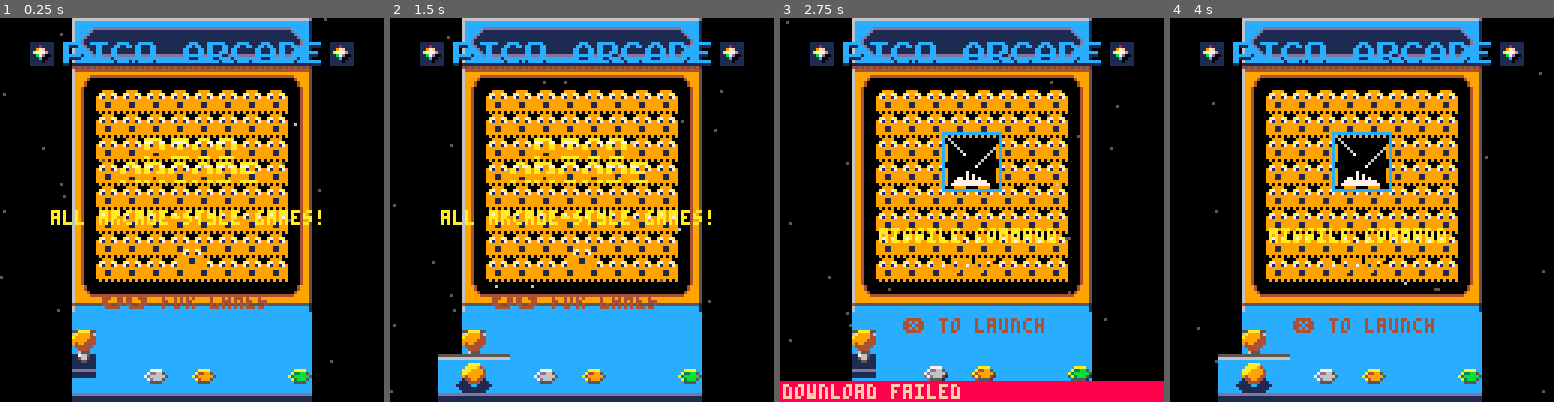
Above: before the commit, frames 1-4 (left to right).
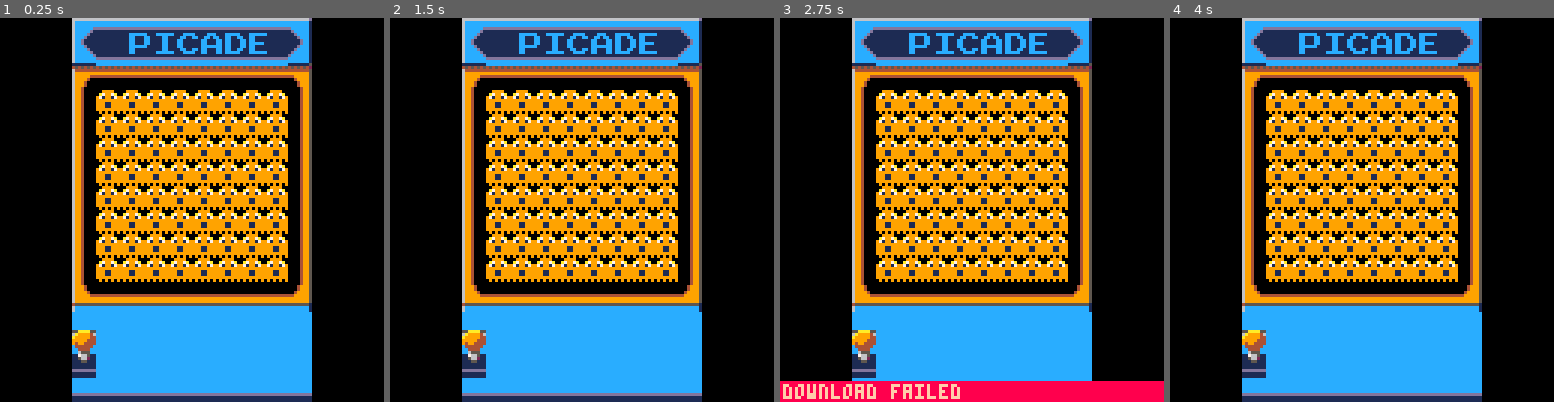
Above: after the commit, the same moments.

Repository: MiniMechMedia/pico8-games
Game: PICO-8 cartridge carts/picade-loader/picade-mine.p8
Two runs of this game, one before a commit and one after it. Both use one fixed random seed, a clock stepped at 60 frames per second and the inputs below.
Inputs:
- Up to frame 1 (0.25 s): no input
- Up to frame 2 (1.5 s): tap X (X key) at 0.33, 1.07 s; tap O (Z key) at 0.7 s
- Up to frame 3 (2.75 s): hold Right 1.6-2.1 s; tap O (Z key) at 1.7, 2.1, 2.5 s; tap X (X key) at 1.85 s; hold Up 2.15-2.42 s; hold Right from 2.47 s (still down)
- Up to frame 4 (4 s): tap O (Z key) at 2.9, 3.3, 3.7 s; tap X (X key) at 2.97 s; release Right at 3.03 s; hold Left 3.08-3.58 s; hold Down 3.63-3.97 s

The runs differ from the first frame. In frame 1, 7.3% of the frame differs, in the area x 0-93%, y 0-96%; in frame 2, 8.8%; in frame 3, 7.6%; in frame 4, 9.0%, in the area x 7-98%, y 3-100%.

Commit message:
Stripped down no animation

Diff:
--- a/carts/picade-loader/picade-mine.p8
+++ b/carts/picade-loader/picade-mine.p8
@@ -318,22 +318,22 @@
 -------------------------------
 function _draw()
  cls()
- draw_stars()
+ -- draw_stars()
  map(0,0,0,0,16,16)
  palt(0,true)
- sprintxy("pico arcade",21,9,1)
- sprintxy("pico arcade",21,8,12)
+ sprintxy("   picade",19,6,1)
+ sprintxy("   picade",19,5,12)
  palt()
- if (fourframe==0 and flr(time()%2)==1) spr(13,16,112,3,2)
- if (fourframe==1 and flr(time()%2)==1) spr(42,16,112,3,2)
- if (fourframe==2 and flr(time()%2)==1) spr(45,16,112,3,2)
- if (fourframe==3 and flr(time()%2)==1) spr(55,16,112,3,1)
-  spr(0,10,8)
-  spr(0,110,8)
+ -- if (fourframe==0 and flr(time()%2)==1) spr(13,16,112,3,2)
+ -- if (fourframe==1 and flr(time()%2)==1) spr(42,16,112,3,2)
+ -- if (fourframe==2 and flr(time()%2)==1) spr(45,16,112,3,2)
+ -- if (fourframe==3 and flr(time()%2)==1) spr(55,16,112,3,1)
+  -- spr(0,10,8)
+  -- spr(0,110,8)
   palt(14, true)
-  spr(48+twoframe,48,115)
-  spr(50+twoframe,64,115)
-  spr(53+twoframe,96,115)
+  -- spr(48+twoframe,48,115)
+  -- spr(50+twoframe,64,115)
+  -- spr(53+twoframe,96,115)
   palt()
 
  if (game.state==gs_title) then
@@ -342,32 +342,32 @@
 
   --printc("welcome to the",40,9)
   --printc("pico-8 arcade",48,7)
-  spr(202,40,40,6,2)
-  spr(16+(twoframe*16),60,76)
-  printc("all arcade-style games!",64,10)
-  print("⬅️➡️ for games",34,92,4)
+  -- spr(202,40,40,6,2)
+  -- spr(16+(twoframe*16),60,76)
+  -- printc("all arcade-style games!",64,10)
+  -- print("⬅️➡️ for games",34,92,4)
 
   --sprintc("toy box jam",15)
-  spr(0,10,8)
-  spr(0,110,8)
-  palt(14, true)
-  spr(48+twoframe,48,115)
-  spr(50+twoframe,64,115)
-  spr(53+twoframe,96,115)
-  spr(16+(twoframe*16),60,76)
-  palt()
+  -- spr(0,10,8)
+  -- spr(0,110,8)
+  -- palt(14, true)
+  -- spr(48+twoframe,48,115)
+  -- spr(50+twoframe,64,115)
+  -- spr(53+twoframe,96,115)
+  -- spr(16+(twoframe*16),60,76)
+  -- palt()
  elseif (game.state==gs_showcarts) then
-  palt(0,false)
-  palt(14,true)
-  rect(54,38,73,57,12)
-  spr(cartsprite[cartnum],56,40,2,2)
-  palt()
+  -- palt(0,false)
+  -- palt(14,true)
+  -- rect(54,38,73,57,12)
+  -- spr(cartsprite[cartnum],56,40,2,2)
+  -- palt()
   --printc("toy box jam",60,7)
   --printc("game entry",68,7)
 
-  printc(cart[cartnum],70,10)
-  printc(author[cartnum],80,9)
-  printc("❎ to launch",100,4)
+  -- printc(cart[cartnum],70,10)
+  -- printc(author[cartnum],80,9)
+  -- printc("❎ to launch",100,4)
 
 
   --sprintc("game cart "..cartnum,15,9)
@@ -375,9 +375,9 @@
   -- stuff
   --draw_boxes()
   --ship draw at shipx with easing slowdown
-  printoc("thanks to the cart makers!",60,9,4)
-  printoc("if you know other pico-8",70,7,5)
-  printoc("arcade games, lemme know!",78,7,5)
+  -- printoc("thanks to the cart makers!",60,9,4)
+  -- printoc("if you know other pico-8",70,7,5)
+  -- printoc("arcade games, lemme know!",78,7,5)
   --printoc("tox boy jam will return",108,10,4)
   --sprint("<              >",0,15)
   --sprintc("thanks",15,9)
@@ -385,19 +385,19 @@
 end -- draw
 
 ----------------------------
-function draw_stars()
-  -- draw stars color c at x,y
-  for i=1,numstars do
-   pset(starsx[i],starsy[i],starsc[i])
-  end
-end
-----------------------------
-function draw_boxes()
-  -- draw stars color c at x,y
-  for i=1,numstars do
-   spr(186,starsx[i],starsy[i]) -- ,starsc[i]
-  end
-end
+-- function draw_stars()
+--   -- draw stars color c at x,y
+--   for i=1,numstars do
+--    pset(starsx[i],starsy[i],starsc[i])
+--   end
+-- end
+-- ----------------------------
+-- function draw_boxes()
+--   -- draw stars color c at x,y
+--   for i=1,numstars do
+--    spr(186,starsx[i],starsy[i]) -- ,starsc[i]
+--   end
+-- end
 
 
 
@@ -408,41 +408,41 @@
 -- scroll tile
 -- see that water tile?
 -- this scrolls it down by 1
-function scroll_tile(_tile)
- local temp
- local sheetwidth=64 -- bytes
- local spritestart=0 -- starts at mem address 0x0000
- local spritewide=4 -- 8 pixels=four bytes
- local spritehigh=sheetwidth*8 -- how far to jump down
- local startcol=_tile%16
- local startrow=flr(_tile/16)
-
- if (_tile>255) return
- -- save bottom row of sprite
- temp=peek4(spritestart+(startrow*sheetwidth*8)+(7*sheetwidth)+startcol*spritewide) -- 7th row
- for i=6,0,-1 do
-  poke4(spritestart+(startrow*sheetwidth*8)+((i+1)*sheetwidth)+startcol*spritewide,peek4(spritestart+(startrow*sheetwidth*8)+(i*sheetwidth)+startcol*spritewide))
- end
- --now put bottom row on top!
- poke4(spritestart+(startrow*sheetwidth*8)+startcol*spritewide,temp)
-end
-
--------------------------------
--- print string s at x y with
--- color c and outline optional
-function print6(_s,_x,_y,_c,_o)
-end
+-- function scroll_tile(_tile)
+--  local temp
+--  local sheetwidth=64 -- bytes
+--  local spritestart=0 -- starts at mem address 0x0000
+--  local spritewide=4 -- 8 pixels=four bytes
+--  local spritehigh=sheetwidth*8 -- how far to jump down
+--  local startcol=_tile%16
+--  local startrow=flr(_tile/16)
+
+--  if (_tile>255) return
+--  -- save bottom row of sprite
+--  temp=peek4(spritestart+(startrow*sheetwidth*8)+(7*sheetwidth)+startcol*spritewide) -- 7th row
+--  for i=6,0,-1 do
+--   poke4(spritestart+(startrow*sheetwidth*8)+((i+1)*sheetwidth)+startcol*spritewide,peek4(spritestart+(startrow*sheetwidth*8)+(i*sheetwidth)+startcol*spritewide))
+--  end
+--  --now put bottom row on top!
+--  poke4(spritestart+(startrow*sheetwidth*8)+startcol*spritewide,temp)
+-- end
+
+-- -------------------------------
+-- -- print string s at x y with
+-- -- color c and outline optional
+-- function print6(_s,_x,_y,_c,_o)
+-- end
 -------------------------------
 -- collision detection function;
 -- returns true if two boxes overlap, false if they don't;
 -- x1,y1 are the top-left coords of the first box, while w1,h1 are its width and height;
 -- x2,y2,w2 & h2 are the same, but for the second box.
-function checkcollision(x1,y1,w1,h1, x2,y2,w2,h2)
-  return x1 < x2+w2 and
-         x2 < x1+w1 and
-         y1 < y2+h2 and
-         y2 < y1+h1
-end
+-- function checkcollision(x1,y1,w1,h1, x2,y2,w2,h2)
+--   return x1 < x2+w2 and
+--          x2 < x1+w1 and
+--          y1 < y2+h2 and
+--          y2 < y1+h1
+-- end
 
 -------------------------------
 function printc(_str,_y,_c)
@@ -568,10 +568,10 @@
 0a7997a06cccd11111111111111dccc1699940000000000000049995cccccccccccccccccccccccc66666666666a999946666666666666666666666666666666
 971991796ccccd111111111111dcccc1699940000000000000049995cccccccccccccccccccccccccccccccccca9999944cccccccccccccccccccccccccccccc
 999999996cccccd1111111111dccccc1699994000000000000499995cccccccccccccccccccccccccccccccccc99999444ccccccccccccccccaaaacccccccccc
-999119996ccccccddddddddddcccccc1699999444444444444999995cccccccccccccccccccccccccccccccccc94994444cccccccccccccccaaaa94ccccccccc
-999119996cccccccccccccccccccccc1699999999999999999999995ddddddddddddddddddddddddccccccccccc444444cccccccccccccccaaa99994cccccccc
+999119996ccccccd11111111dcccccc1699999444444444444999995cccccccccccccccccccccccccccccccccc94994444cccccccccccccccaaaa94ccccccccc
+999119996cccccccddddddddccccccc1699999999999999999999995ddddddddddddddddddddddddccccccccccc444444cccccccccccccccaaa99994cccccccc
 999999996cccccccccccccccccccccc1699999999999999999999995111111111111111111111111cccccccccccc4444ccccccccccccccccaa999994cccccccc
-09090909111111111111111111111115455555555555555555555551111111111111111111111111ccccccccccc7d55ccccccccccccccccc94999944cccccccc
+0909090911111111cccccccc11111115455555555555555555555551111111111111111111111111ccccccccccc7d55ccccccccccccccccc94999944cccccccc
 eeeeeeeeeeeeeeeeeeeeeeeeeeeeeeee44044044eeeeeeeeeeeeeeee555555555555555555555555cccccccc11766511cccccccccccccccc14499441cccccccc
 ee7777eeeeeeeeeeeeaaaaeeeeeeeeee99099099eeaaaaeeeeeeeeee66666666666a966666666666ccccccc1115662111cccccccccccccc1114444111ccccccc
 e7dd665eee7777eeea44995eeeaaaaeeaa0aa0aaea33bb5eeeaaaaeecccccccccca994cccccccccccccccc111115511111cccccccccccc111110011111cccccc
